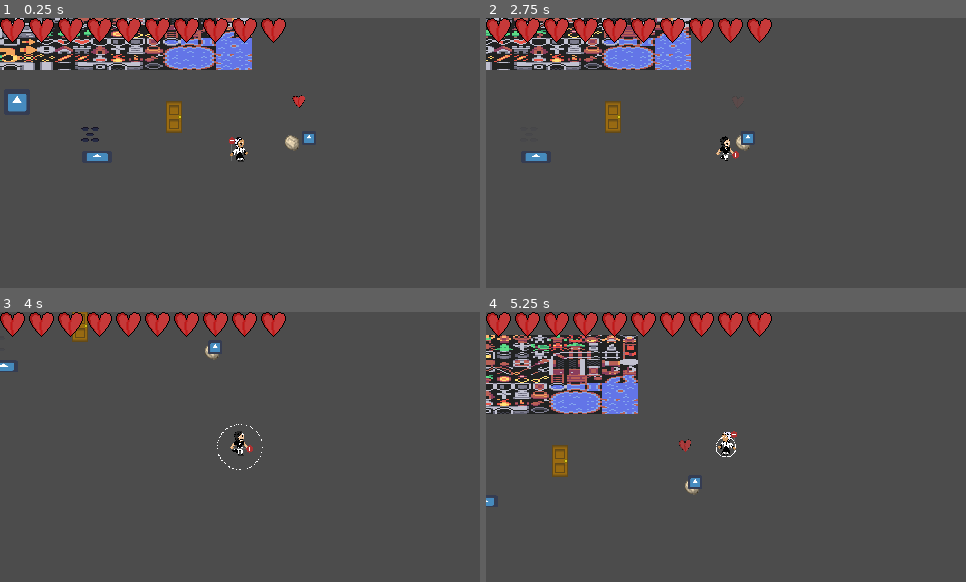
Above: before the commit, frames 1-4 (two rows, left to right).
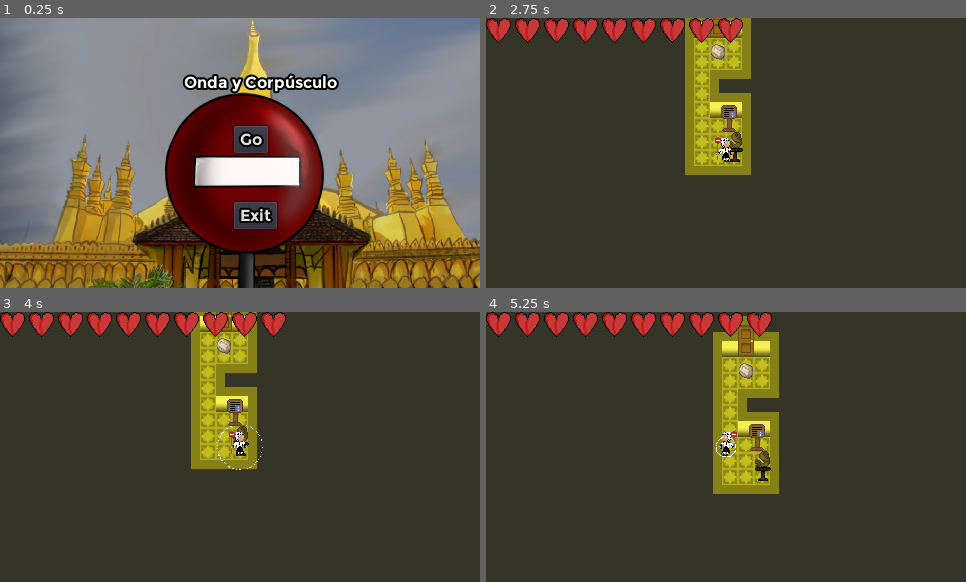
Above: after the commit, the same moments.

Repository: geniusbat/GameJam
Game: Godot game, scene res://Levels/Menus/MainMenu.tscn
Same seed, same stepped clock (60 frames per second), same inputs: the game is played once before the commit and once after it. Before the commit the project starts from res://Levels/Test.tscn. The engine's default icon, where the game draws it, is replaced by a stand-in: a white triangle on a blue panel in a dark square.
Inputs (mouse positions are in pixels of both pictures, inside the frame that each line leads up to):
- Up to frame 1 (0.25 s): no input
- Up to frame 2 (2.75 s): click (735, 139) at 0.5 s, where only the run after the commit has a clickable "Go"; click (735, 139) at 1.25 s, where only the run after the commit has a clickable "Go"; move the mouse to (831, 139) at 2.02 s; hold D (move_right) from 2.03 s (still down); hold F (change) from 2.03 s (still down)
- Up to frame 3 (4 s): move the mouse to (144, 460) at 2.77 s; release D (move_right) at 2.78 s; release F (change) at 2.78 s; hold S (move_down) 2.78-3.53 s; click (144, 460) at 2.85 s; tap F (change) at 3.05 s; move the mouse to (288, 387) at 3.52 s; hold D (move_right) from 3.53 s (still down); hold F (change) from 3.53 s (still down)
- Up to frame 4 (5.25 s): move the mouse to (702, 501) at 4.27 s; release D (move_right) at 4.28 s; release F (change) at 4.28 s; hold W (move_up) 4.28-5.03 s; tap Shift (dash) at 4.35 s; tap F (change) at 4.55 s; move the mouse to (870, 487) at 5.02 s; hold A (move_left) from 5.03 s (still down); hold F (change) from 5.03 s (still down)

The runs differ from the first frame. In frame 1, 98% of the frame differs, in the area x 0-100%, y 0-100%; in frame 2, 95%; in frame 3, 97%; in frame 4, 93%.

Commit message:
Upd

Diff:
--- a/Assets/Scripts/Singletons/PlayerInfo.gd
+++ b/Assets/Scripts/Singletons/PlayerInfo.gd
@@ -15,7 +15,7 @@
 	add_child(backgroundMusic)
 	backgroundMusic.stream=preload("res://Assets/Audio/BGM/misteriosa.mp3")
 	backgroundMusic.volume_db=-10
-	backgroundMusic.play()
+#	backgroundMusic.play()
 	healthGUI=healthGUIRes.instance()
 
 func Go():
--- a/Levels/Menus/MainMenu.tscn
+++ b/Levels/Menus/MainMenu.tscn
@@ -89,10 +89,10 @@
 tracks/6/imported = false
 tracks/6/enabled = true
 tracks/6/keys = {
-"times": PoolRealArray( 0, 0.8 ),
-"transitions": PoolRealArray( 1, 1 ),
+"times": PoolRealArray( 0, 0.3, 0.8 ),
+"transitions": PoolRealArray( 1, 1, 1 ),
 "update": 1,
-"values": [ true, false ]
+"values": [ false, true, false ]
 }
 tracks/7/type = "method"
 tracks/7/path = NodePath(".")
@@ -107,18 +107,6 @@
 "args": [  ],
 "method": "Go"
 } ]
-}
-tracks/8/type = "value"
-tracks/8/path = NodePath("AudioStreamPlayer2:playing")
-tracks/8/interp = 1
-tracks/8/loop_wrap = true
-tracks/8/imported = false
-tracks/8/enabled = true
-tracks/8/keys = {
-"times": PoolRealArray( 0.4, 0.8 ),
-"transitions": PoolRealArray( 1, 1 ),
-"update": 1,
-"values": [ true, false ]
 }
 
 [sub_resource type="Animation" id=2]
@@ -223,8 +211,8 @@
 anchor_bottom = 2.0
 margin_left = -14.0
 margin_top = -8.0
-margin_right = 495.0
-margin_bottom = 278.0
+margin_right = -465.0
+margin_bottom = -262.0
 texture = ExtResource( 3 )
 expand = true
 __meta__ = {
@@ -237,8 +225,7 @@
 anchor_right = 1.0
 anchor_bottom = 1.0
 margin_top = 8.0
-margin_right = 480.0
-margin_bottom = 278.0
+margin_bottom = 8.0
 texture = ExtResource( 1 )
 expand = true
 __meta__ = {
--- a/project.godot
+++ b/project.godot
@@ -33,7 +33,7 @@
 [application]
 
 config/name="GameJam"
-run/main_scene="res://Levels/Test.tscn"
+run/main_scene="res://Levels/Menus/MainMenu.tscn"
 config/icon="res://icon.png"
 
 [autoload]
